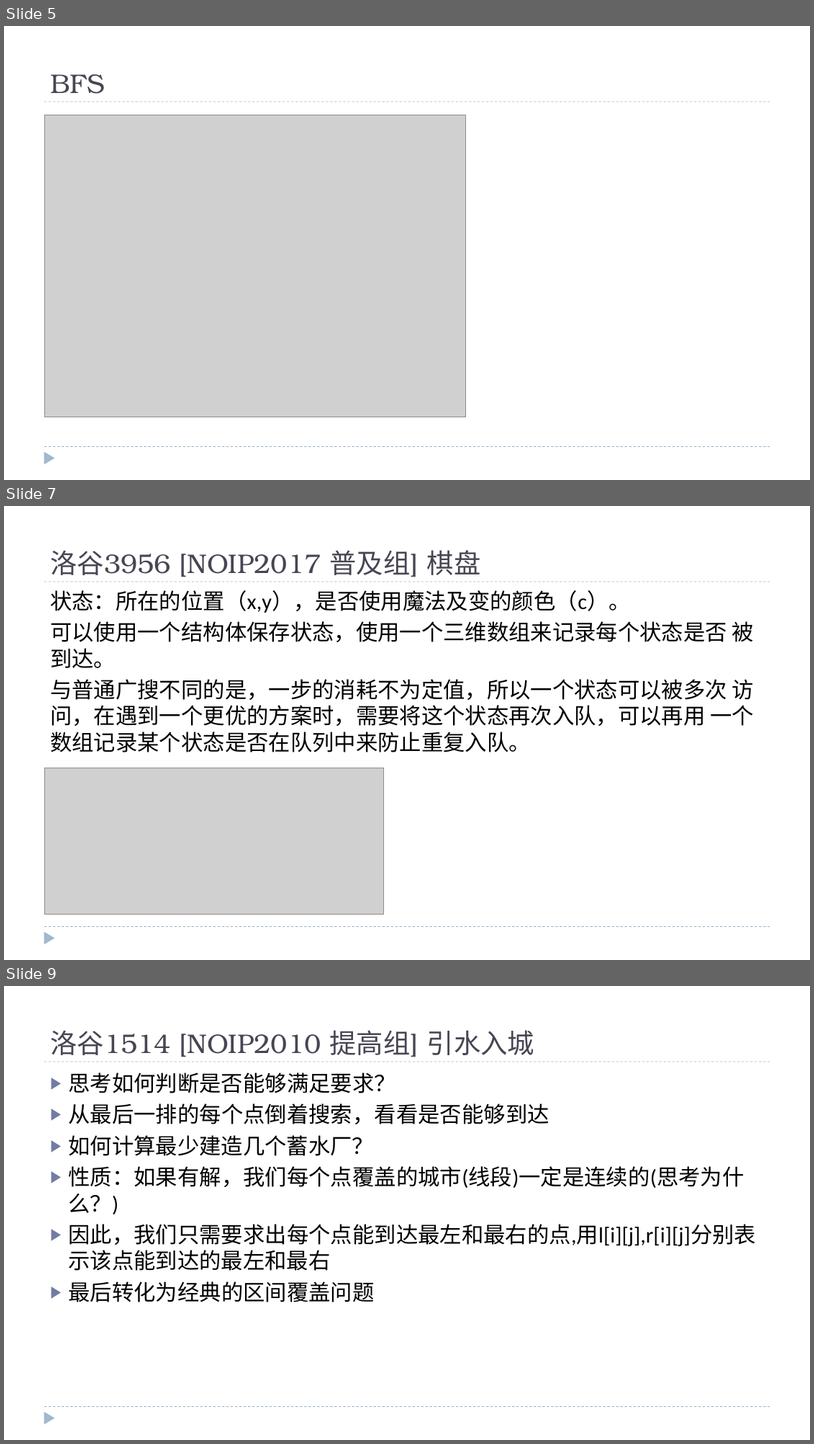
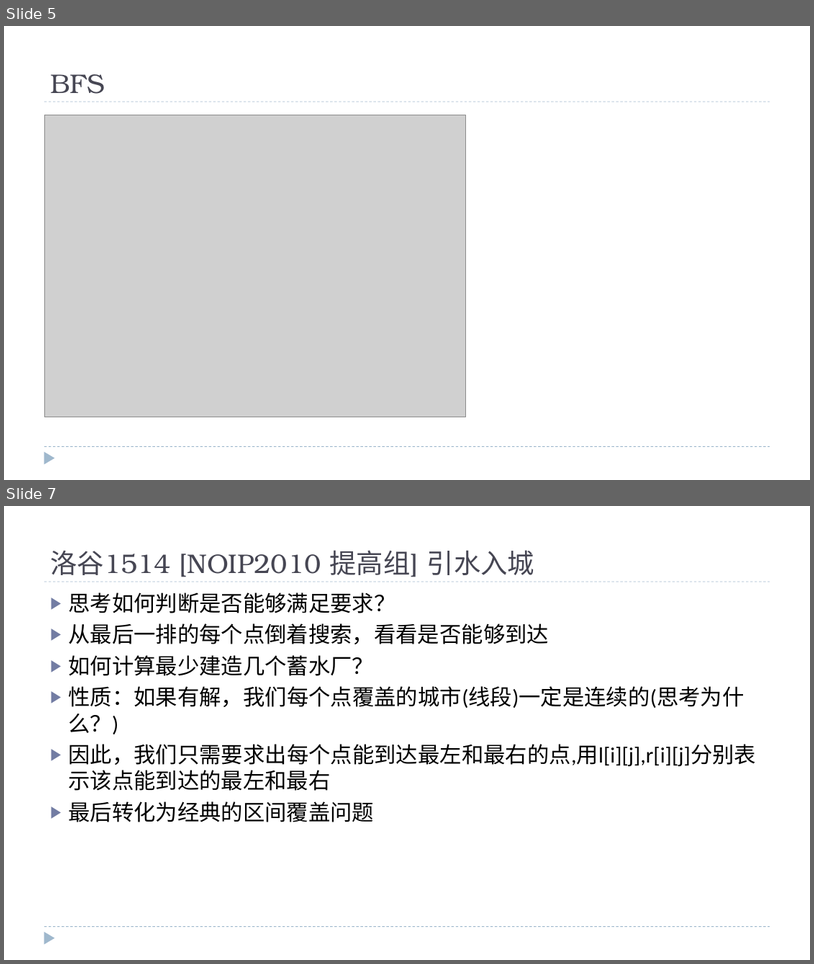
Before and after one commit to fxsc03/-, a slide deck: wd/广度优先搜索及其优化 .pptx. Shown one above the other, each under a label of ours: slides 5, 7 and 9 before the commit, slides 5 and 7 after it; the slides between them are not shown. The pictures are 814x1444 and 814x964 pixels, drawn with LibreOffice and Linux fonts; fonts in the diff are those of the drawing; grey boxes stand for pictures. Boxes give left, top, right and bottom in pixels: in the first picture for what was removed or moved away, otherwise in the second. Text is boxed around its words. In the diff, an @@ line names an element or a change of style, - is before the commit and + after.

```diff
--- a/wd/广度优先搜索及其优化 .pptx
+++ b/wd/广度优先搜索及其优化 .pptx
@@ slide 7 removed at [4, 506, 810, 960], background #FFFFFF; not listed: 3 template elements that a slide beside it also shows @@
@@ title removed at [50, 550, 481, 577] @@
-洛谷3956 [NOIP2017 普及组] 棋盘
@@ text removed at [50, 590, 754, 752] @@
-状态：所在的位置（x,y），是否使用魔法及变的颜色（c）。
-可以使用一个结构体保存状态，使用一个三维数组来记录每个状态是否 被到达。
-与普通广搜不同的是，一步的消耗不为定值，所以一个状态可以被多次 访问，在遇到一个更优的方案时，需要将这个状态再次入队，可以再用 一个数组记录某个状态是否在队列中来防止重复入队。
@@ picture removed at [44, 768, 384, 914] @@
@@ what was slide 9 is now slide 7 @@
```
Also in this commit, not shown: 3 slides changed, 1 other slide removed.
